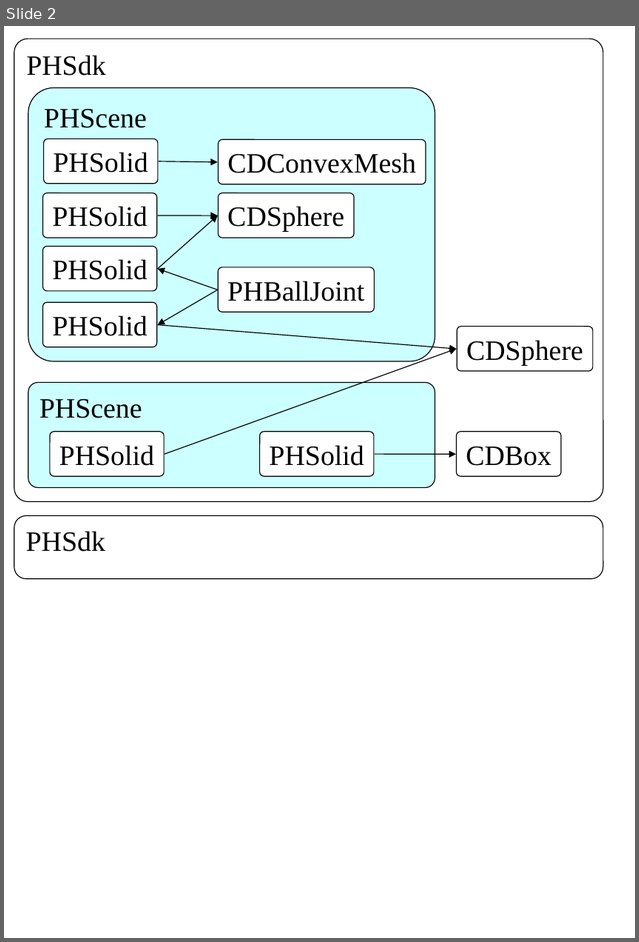
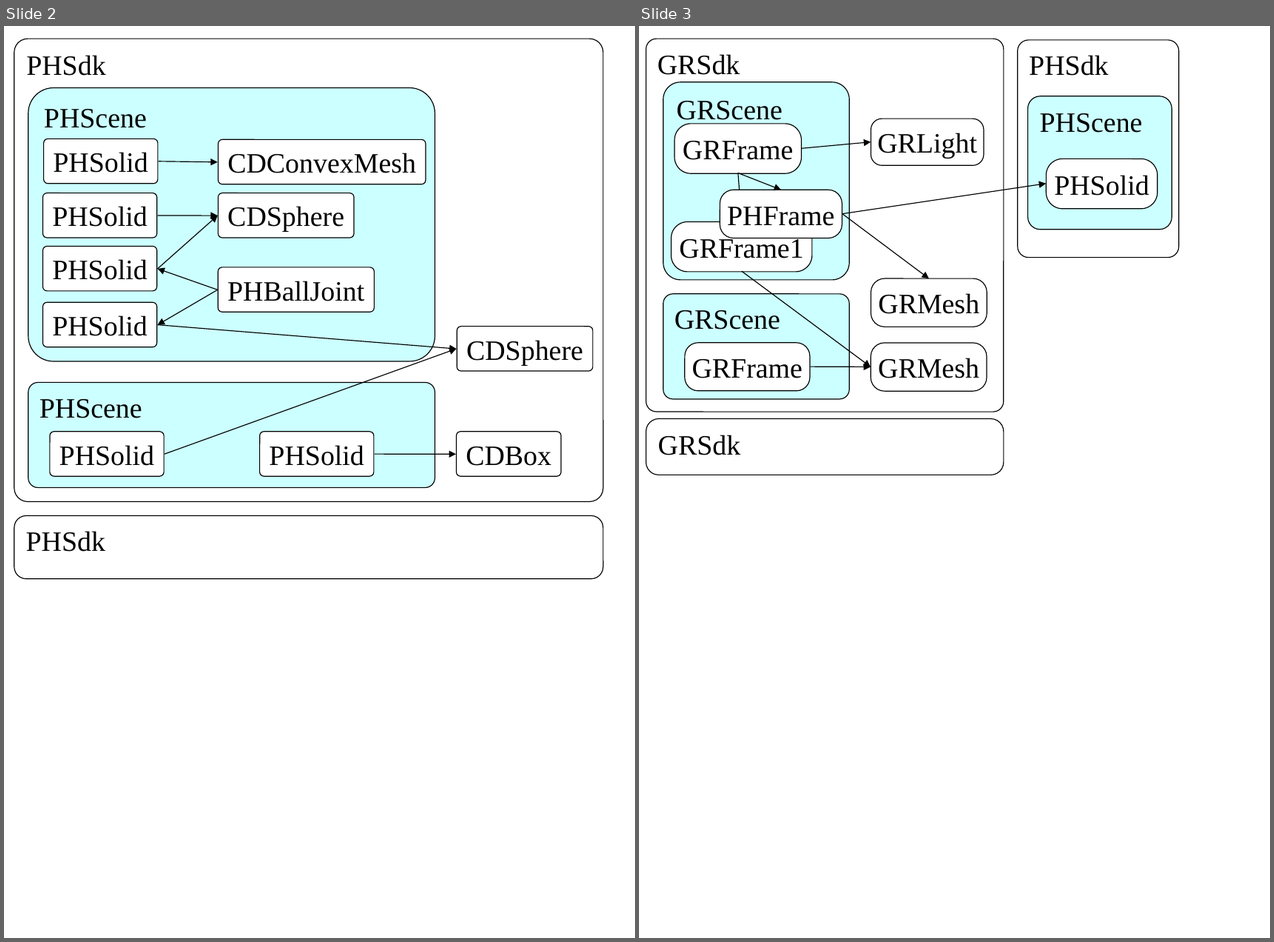
Before and after one commit to Springhead/Springhead, a slide deck: include/docsrc/01UsersGuide/fig.ppt. Shown side by side, each under a label of ours: slide 2 before the commit, slides 2 and 3 after it. The pictures are 639x942 and 1274x942 pixels, drawn with LibreOffice and Linux fonts; fonts in the diff are those of the drawing. Boxes give left, top, right and bottom in pixels: in the first picture for what was removed or moved away, otherwise in the second. Text is boxed around its words. In the diff, an @@ line names an element or a change of style, - is before the commit and + after.

```diff
--- a/include/docsrc/01UsersGuide/fig.ppt
+++ b/include/docsrc/01UsersGuide/fig.ppt
@@ slide 3 added at [639,26,1270,938], background #FFFFFF @@
@@ freeform shape added at [646,39,1003,412], fill #FFFFFF, outline #000000 0.74 pt, 24 pt, text #000000 @@
+GRSdk
@@ freeform shape added at [1018,40,1179,258], fill #FFFFFF, outline #000000 0.74 pt, 24 pt, text #000000 @@
+PHSdk
@@ freeform shape added at [663,82,849,280], fill #CCFFFF, outline #000000 0.74 pt, 24 pt, text #000000 @@
+GRScene
@@ rounded rectangle added at [1027,96,1172,229], fill #CCFFFF, outline #000000 0.74 pt, 24 pt, text #000000 @@
+PHScene
@@ rounded rectangle added at [675,124,802,173], fill #FFFFFF, outline #000000 0.74 pt, 24 pt, text #000000 @@
+GRFrame
@@ rounded rectangle added at [871,118,984,166], fill #FFFFFF, outline #000000 0.74 pt, 24 pt, text #000000 @@
+GRLight
@@ arrow added from (802, 148) to (871, 142), #000000 0.74 pt @@
@@ arrow added from (738, 173) to (742, 222), #000000 0.74 pt @@
@@ arrow added from (738, 173) to (781, 190), #000000 0.74 pt @@
@@ rounded rectangle added at [1046,159,1158,209], fill #FFFFFF, outline #000000 0.74 pt, 24 pt, text #000000 @@
+PHSolid
@@ rounded rectangle added at [720,190,842,238], fill #FFFFFF, outline #000000 0.74 pt, 24 pt, text #000000 @@
+PHFrame
@@ arrow added from (843, 214) to (1046, 184), #000000 0.74 pt @@
@@ rounded rectangle added at [671,222,811,272], fill #FFFFFF, outline #000000 0.74 pt, 24 pt, text #000000 @@
+GRFrame1
@@ arrow added from (843, 214) to (929, 278), #000000 0.74 pt @@
@@ arrow added from (742, 271) to (871, 367), #000000 0.74 pt @@
@@ rounded rectangle added at [871,278,988,326], fill #FFFFFF, outline #000000 0.74 pt, 24 pt, text #000000 @@
+GRMesh
@@ rounded rectangle added at [663,294,849,399], fill #CCFFFF, outline #000000 0.74 pt, 24 pt, text #000000 @@
+GRScene
@@ rounded rectangle added at [684,343,810,390], fill #FFFFFF, outline #000000 0.74 pt, 24 pt, text #000000 @@
+GRFrame
@@ rounded rectangle added at [871,343,988,390], fill #FFFFFF, outline #000000 0.74 pt, 24 pt, text #000000 @@
+GRMesh
@@ arrow added from (810, 367) to (871, 367), #000000 0.74 pt @@
@@ rounded rectangle added at [646,419,1003,475], fill #FFFFFF, outline #000000 0.74 pt, 24 pt, text #000000 @@
+GRSdk
```
Also in this commit, not shown: 9 other files.
